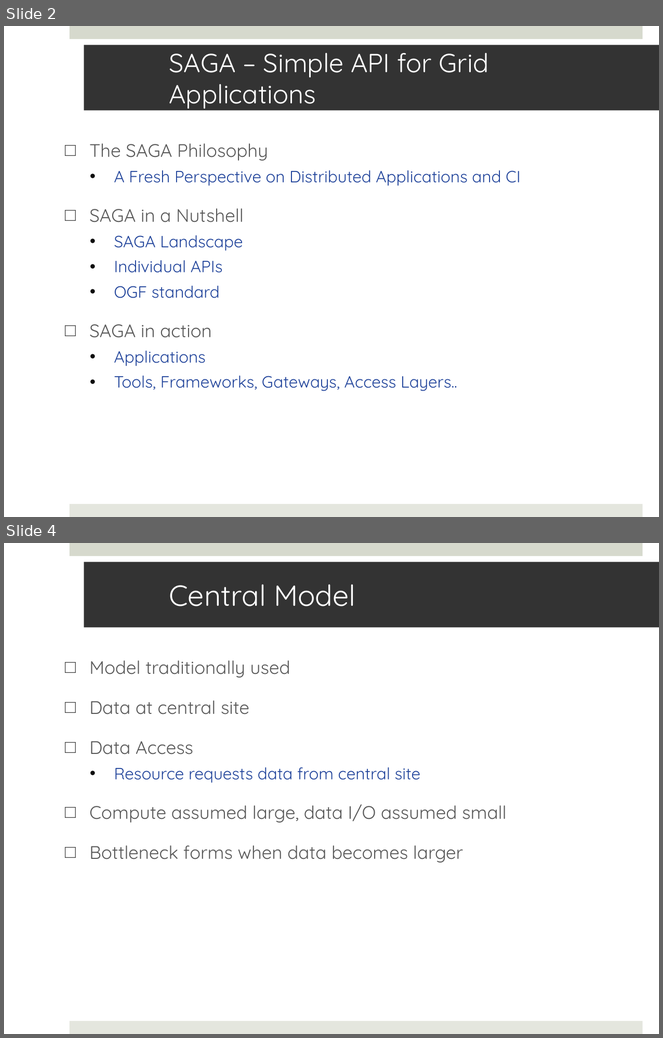
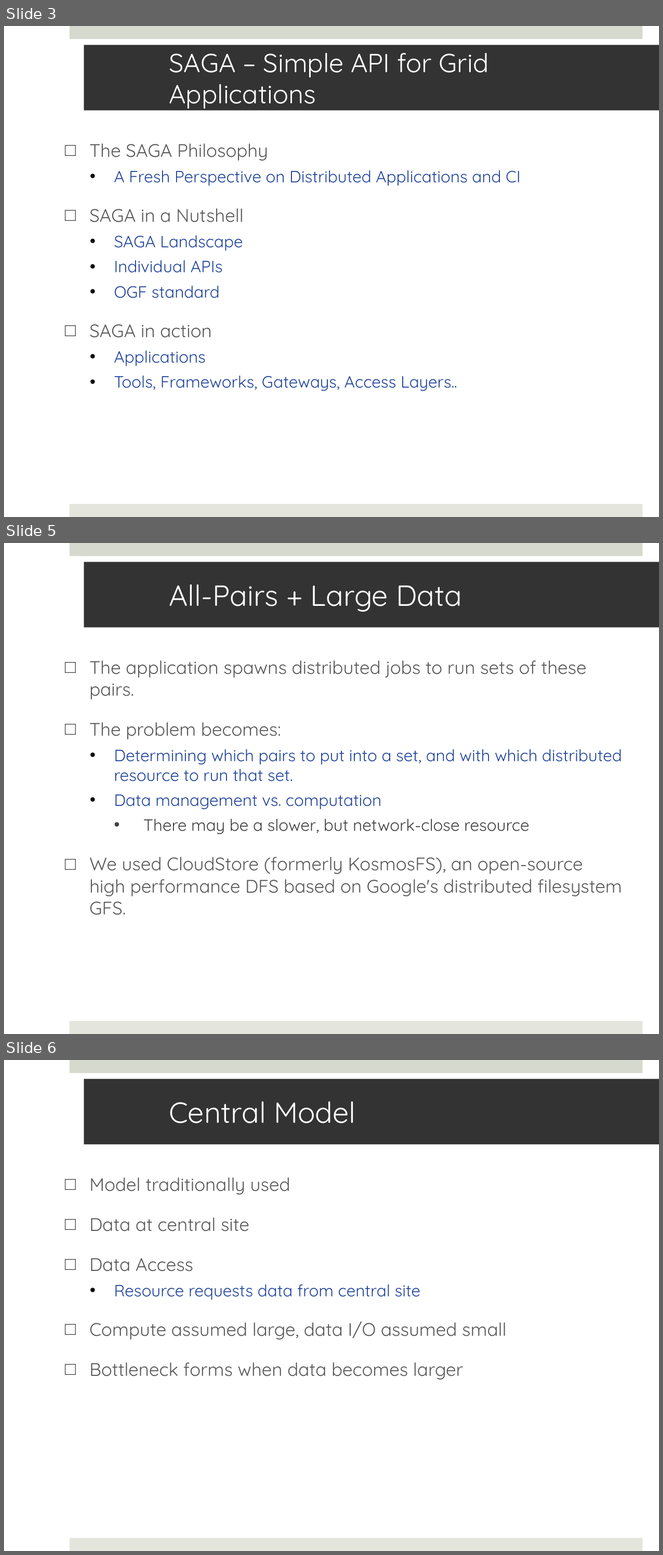
Before and after one commit to saga-project/saga-cpp-legacy-projects, a slide deck: papers/data_intensive/eScience09/RoyalSocietyPresentation.pptx. Shown one above the other, each under a label of ours: slides 2 and 4 before the commit, slides 3, 5 and 6 after it; the slides between them are not shown. The pictures are 663x1038 and 663x1555 pixels, drawn with LibreOffice and Linux fonts; fonts in the diff are those of the drawing; background and template pictures are left out. Boxes give left, top, right and bottom in pixels: in the first picture for what was removed or moved away, otherwise in the second. Text is boxed around its words. In the diff, an @@ line names an element or a change of style, - is before the commit and + after.

```diff
--- a/papers/data_intensive/eScience09/RoyalSocietyPresentation.pptx
+++ b/papers/data_intensive/eScience09/RoyalSocietyPresentation.pptx
@@ slide 5 added at <box>4,543,659,1034</box>, background #FFFFFF; not listed: 2 template elements that a slide beside it also shows @@
@@ title added at <box>84,562,659,628</box>, fill #333333, 32 pt, text #FFFFFF @@
+All-Pairs + Large Data
@@ text added at <box>89,661,622,915</box>, 20 pt, text #595959 @@
+□ The application spawns distributed jobs to run sets of these pairs.
+□ The problem becomes:
+  • Determining which pairs to put into a set, and with which distributed resource to run that set.
+  • Data management vs. computation
+    • There may be a slower, but network-close resource
+□ We used CloudStore (formerly KosmosFS), an open-source high performance DFS based on Google's distributed filesystem GFS.
@@ what was slide 2 is now slide 3 @@
@@ what was slide 4 is now slide 6 @@
```
Also in this commit, not shown: 3 slides changed, 2 other slides added, 2 slides removed.
